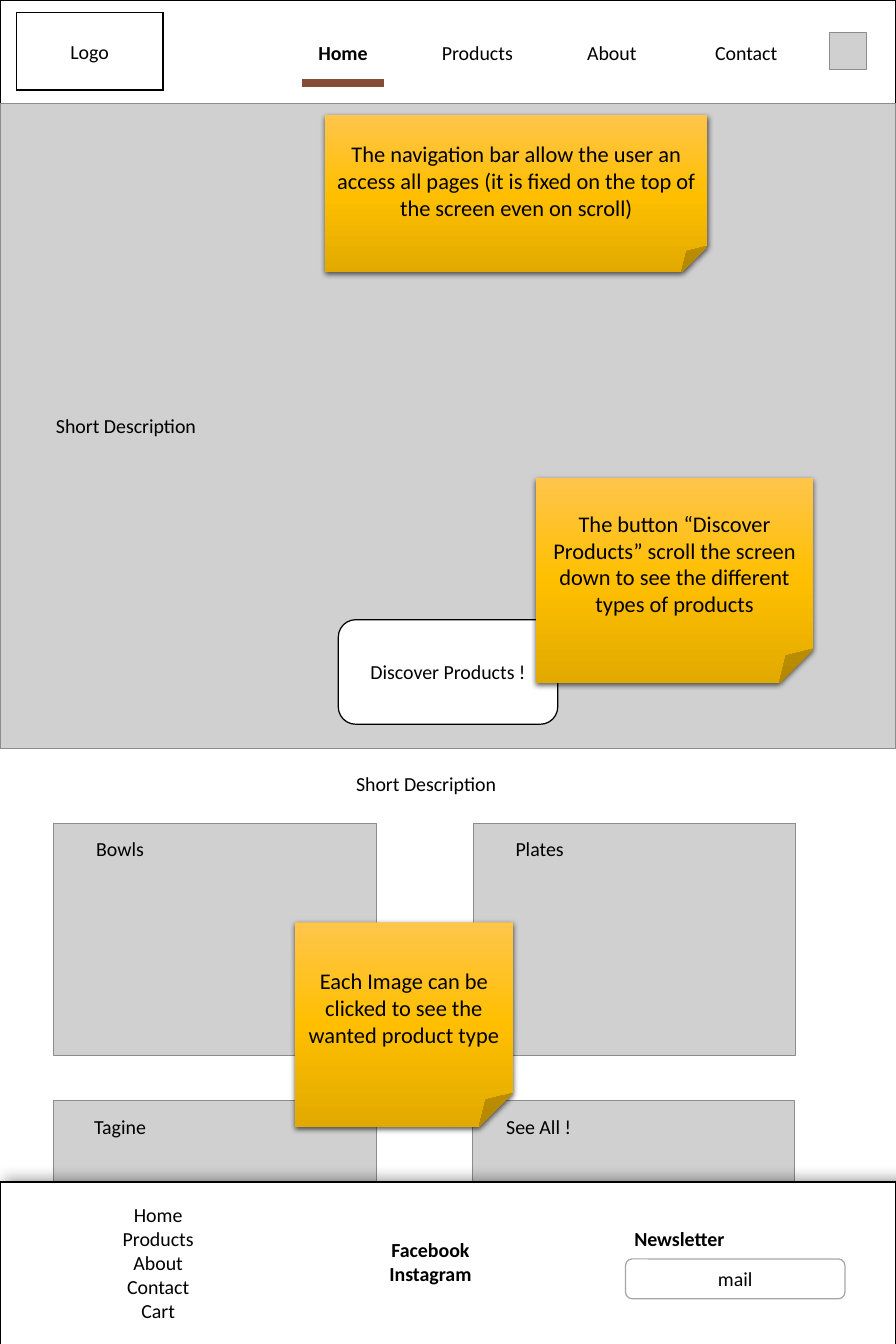
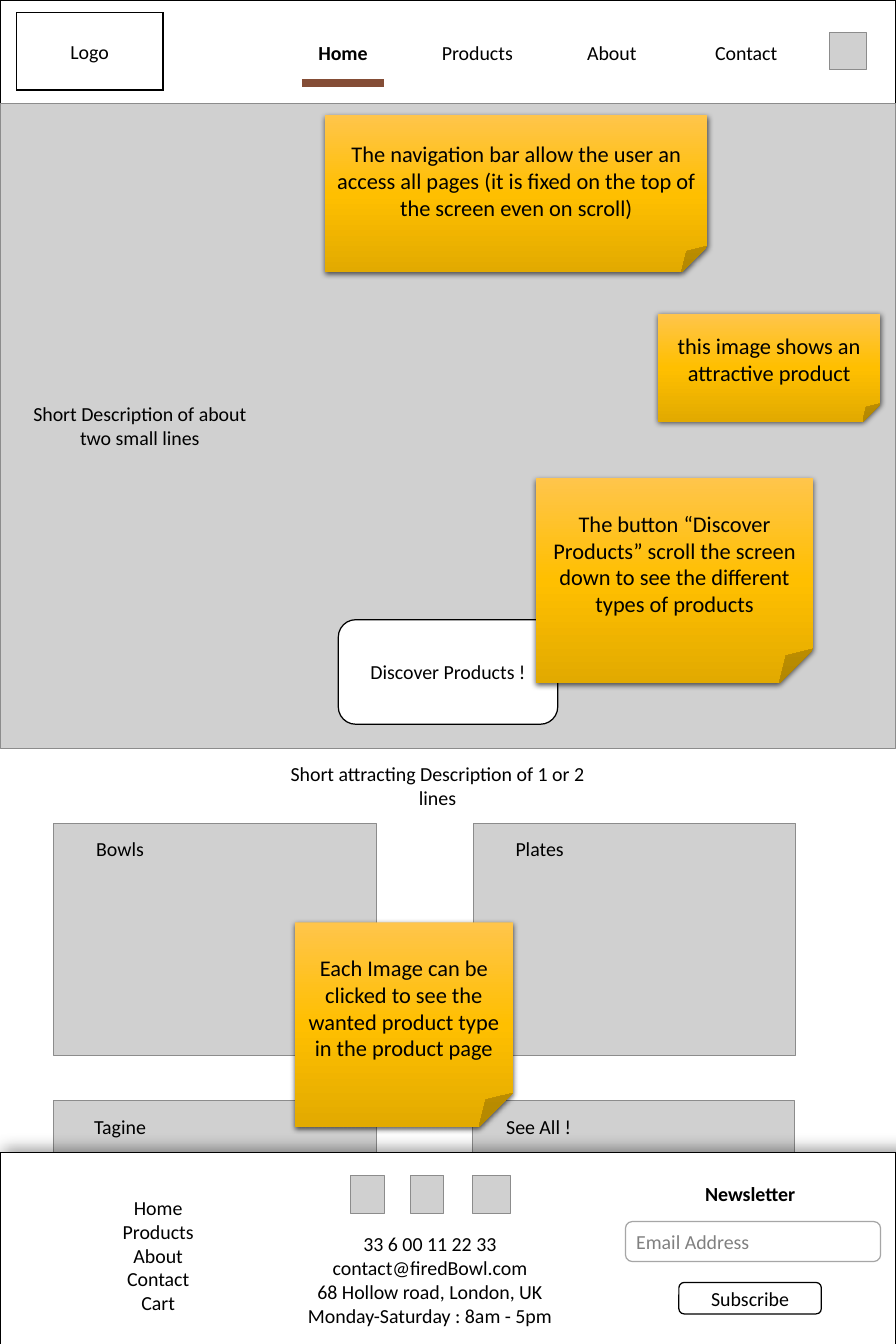
Before and after one commit to Pierrick-MADE/brookes_website, a slide deck: slide 1 of docs/Mockup_notes.pptx. Drawn at 896x1344 pixels with LibreOffice and Linux fonts; fonts in the diff are those of the drawing; grey boxes stand for pictures; background and template pictures are left out. Boxes give left, top, right and bottom in pixels: in the first picture for what was removed or moved away, otherwise in the second. Text is boxed around its words. In the diff, an @@ line names an element or a change of style, - is before the commit and + after.

```diff
--- a/docs/Mockup_notes.pptx
+++ b/docs/Mockup_notes.pptx
@@ folded corner added at [658,314,881,421], fill gradient #FFC64B to #FFC000 to #E3AB00, 18 pt, text #000000 @@
+this image shows an attractive product
@@ text at [33,407,246,445]: text changed @@
-Short Description
+Short Description of about two small lines
@@ text at [291,767,584,805]: text changed @@
-Short Description
+Short attracting Description of 1 or 2 lines
@@ text in folded corner at [309,960,498,1060]: text changed @@
-Each Image can be clicked to see the wanted product type
+Each Image can be clicked to see the wanted product type in the product page
@@ text "Newsletter": place and size @@
-text "Newsletter" at [634,1232,724,1246]
+text "Newsletter" at [705,1187,795,1201]
@@ text "Newsletter" at [705,1187,795,1201]: alignment left to centre @@
@@ rectangle: place and size @@
-rectangle at [0,1182,895,1344]
+rectangle at [0,1153,895,1344]
@@ text "Home": place and size @@
-text "Home" at [123,1209,194,1318]
+text "Home" at [123,1202,194,1310]
@@ picture added at [351,1176,384,1213] @@
@@ picture added at [411,1176,444,1213] @@
@@ picture added at [472,1176,510,1213] @@
@@ rounded rectangle "Email Address": place and size @@
-rounded rectangle "Email Address" at [625,1259,845,1299]
+rounded rectangle "Email Address" at [625,1221,881,1262]
@@ text added at [308,1237,551,1327], 16 pt, text #000000 @@
+33 6 00 11 22 33
+contact@firedBowl.com
+68 Hollow road, London, UK
+Monday-Saturday : 8am - 5pm
@@ text removed at [389,1243,471,1285] @@
-Facebook
-Instagram
@@ text in rounded rectangle at [636,1235,749,1249]: text changed; text colour #000000 to #808080 @@
-mail
+Email Address
@@ rounded rectangle added at [679,1282,822,1314], fill #FFFFFF, outline #000000 1 pt, 16 pt, text #000000 @@
+Subscribe
```
Also in this commit, not shown: 9 other slides changed, 1 other file.
